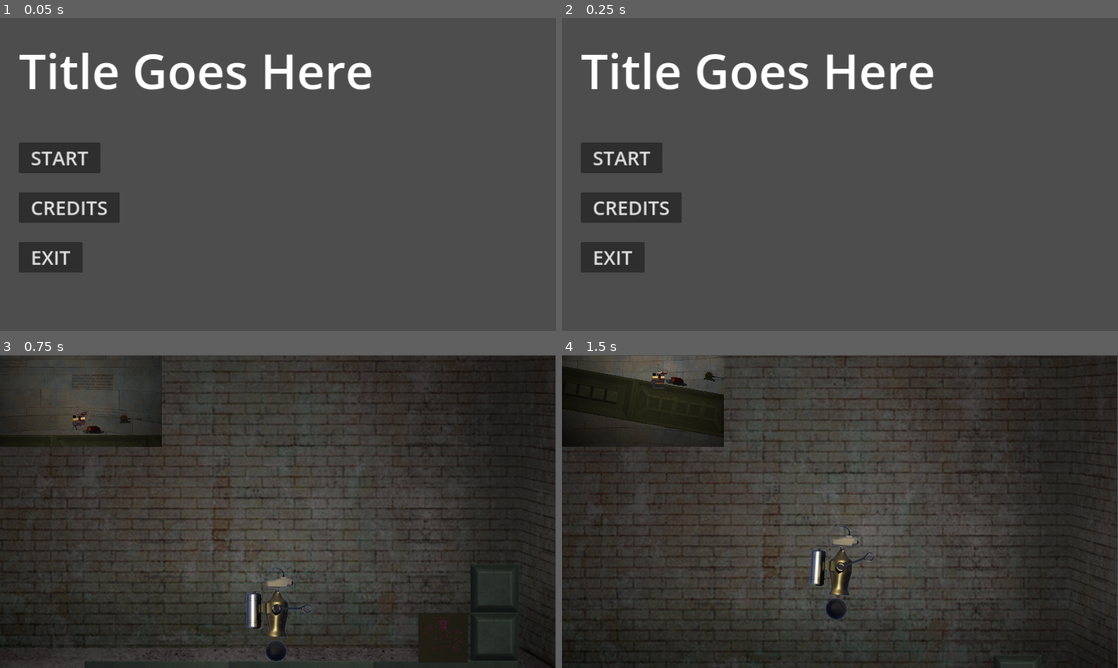
Above: before the commit, frames 1-4 (two rows, left to right).
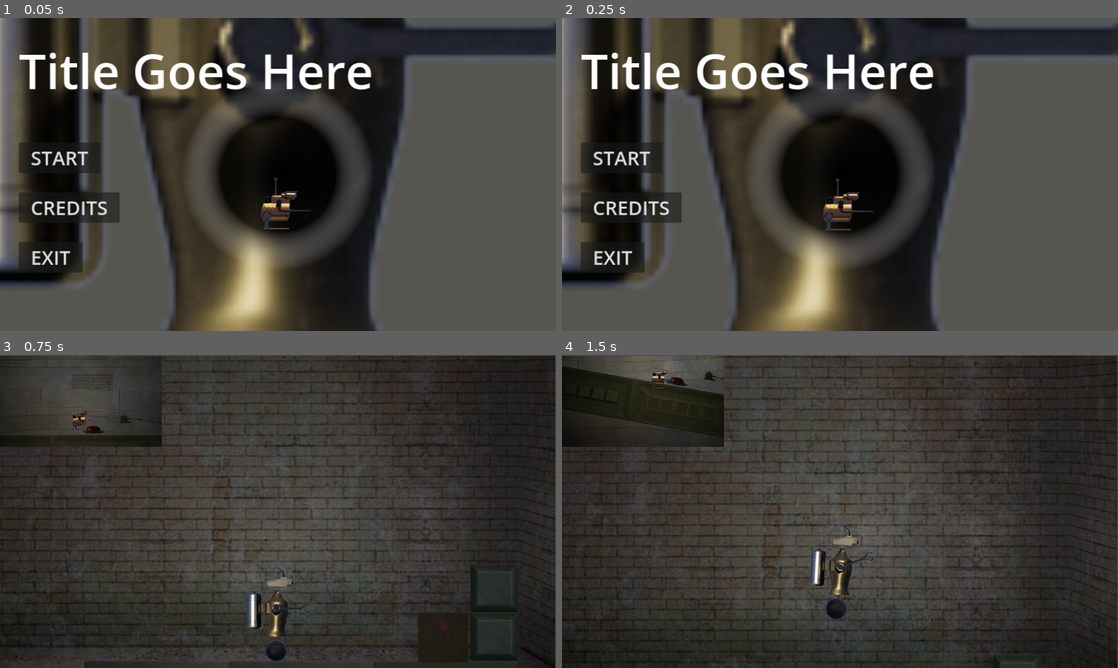
Above: after the commit, the same moments.

Repository: 42triangles/robot-surgery
Game: Godot game, scene res://scenes/title_menu.tscn
Two runs of this game, one before a commit and one after it. Both use one fixed random seed, a clock stepped at 60 frames per second and the inputs below. This scene is started directly instead of the project's main scene.
Inputs:
- Up to frame 1 (0.05 s): no input
- Up to frame 2 (0.25 s): no input
- Up to frame 3 (0.75 s): click "START" at 0.5 s
- Up to frame 4 (1.5 s): tap Enter at 1.25 s; hold D (move_right) from 1.28 s (still down); hold Space (jump) from 1.28 s (still down)

The runs differ from the first frame. In frame 1, 48% of the frame differs, in the area x 0-100%, y 0-100%; in frame 2, 48%; in frame 3, nothing differs; in frame 4, nothing differs.

Commit message:
Add background viewport to title menu

Diff:
--- a/scenes/title_menu.tscn
+++ b/scenes/title_menu.tscn
@@ -1,10 +1,39 @@
-[gd_scene load_steps=6 format=3 uid="uid://dy12dwfpkvbry"]
+[gd_scene load_steps=16 format=3 uid="uid://dy12dwfpkvbry"]
 
+[ext_resource type="Texture2D" uid="uid://bp0fj52dhhmwe" path="res://sprites/tube_bot/tube_bot_200px/jump/tube_bot_render.0000.png" id="1_cdqf3"]
 [ext_resource type="Script" path="res://scripts/load_scene_button.gd" id="1_ei7ey"]
 [ext_resource type="AudioStream" uid="uid://dvmjvmpn17d8n" path="res://audio/Byte-sized Menu 1.ogg" id="2_br3ir"]
+[ext_resource type="Texture2D" uid="uid://dgvsa2b5r7t77" path="res://sprites/wadl/walk/Wadl_v4.0000.png" id="2_hn2qq"]
+[ext_resource type="Script" path="res://scripts/title_screen_wadl.gd" id="2_pgcfd"]
 [ext_resource type="Script" path="res://scripts/exit_button.gd" id="2_rdwek"]
 
 [sub_resource type="Theme" id="Theme_tk3rk"]
+
+[sub_resource type="Gradient" id="Gradient_w8we8"]
+offsets = PackedFloat32Array(0, 0.593296, 1)
+colors = PackedColorArray(0, 0, 0, 1, 0, 0, 0, 0.814525, 1, 1, 1, 0)
+
+[sub_resource type="GradientTexture2D" id="GradientTexture2D_kud41"]
+gradient = SubResource("Gradient_w8we8")
+width = 400
+height = 400
+fill = 1
+fill_from = Vector2(0.5, 0.5)
+fill_to = Vector2(0.5, 0)
+
+[sub_resource type="WorldBoundaryShape2D" id="WorldBoundaryShape2D_tdafb"]
+
+[sub_resource type="WorldBoundaryShape2D" id="WorldBoundaryShape2D_g6u6i"]
+normal = Vector2(0, 1)
+
+[sub_resource type="WorldBoundaryShape2D" id="WorldBoundaryShape2D_2f36y"]
+normal = Vector2(1, 0)
+
+[sub_resource type="WorldBoundaryShape2D" id="WorldBoundaryShape2D_j487n"]
+normal = Vector2(-1, 0)
+
+[sub_resource type="CircleShape2D" id="CircleShape2D_sv10p"]
+radius = 50.0
 
 [sub_resource type="LabelSettings" id="LabelSettings_6djty"]
 font_size = 100
@@ -17,6 +46,65 @@
 grow_horizontal = 2
 grow_vertical = 2
 theme = SubResource("Theme_tk3rk")
+
+[node name="SubViewportContainer" type="SubViewportContainer" parent="."]
+layout_mode = 1
+anchors_preset = 15
+anchor_right = 1.0
+anchor_bottom = 1.0
+grow_horizontal = 2
+grow_vertical = 2
+stretch = true
+
+[node name="SubViewport" type="SubViewport" parent="SubViewportContainer"]
+size = Vector2i(1152, 648)
+
+[node name="ColorRect" type="ColorRect" parent="SubViewportContainer/SubViewport"]
+anchors_preset = 15
+anchor_right = 1.0
+anchor_bottom = 1.0
+grow_horizontal = 2
+grow_vertical = 2
+color = Color(0.338021, 0.333309, 0.315211, 1)
+
+[node name="TubeBotLarge" type="AnimatableBody2D" parent="SubViewportContainer/SubViewport"]
+position = Vector2(576, 324)
+script = ExtResource("2_pgcfd")
+
+[node name="Sprite2D" type="Sprite2D" parent="SubViewportContainer/SubViewport/TubeBotLarge"]
+position = Vector2(0, -424)
+scale = Vector2(12, 12)
+texture = ExtResource("1_cdqf3")
+
+[node name="HoleSprite" type="Sprite2D" parent="SubViewportContainer/SubViewport/TubeBotLarge"]
+position = Vector2(0, 3.05176e-05)
+texture = SubResource("GradientTexture2D_kud41")
+
+[node name="Bottom" type="CollisionShape2D" parent="SubViewportContainer/SubViewport/TubeBotLarge"]
+position = Vector2(0, 120)
+shape = SubResource("WorldBoundaryShape2D_tdafb")
+
+[node name="Top" type="CollisionShape2D" parent="SubViewportContainer/SubViewport/TubeBotLarge"]
+position = Vector2(0, -120)
+shape = SubResource("WorldBoundaryShape2D_g6u6i")
+
+[node name="Left" type="CollisionShape2D" parent="SubViewportContainer/SubViewport/TubeBotLarge"]
+position = Vector2(-120, 0)
+shape = SubResource("WorldBoundaryShape2D_2f36y")
+
+[node name="Right" type="CollisionShape2D" parent="SubViewportContainer/SubViewport/TubeBotLarge"]
+position = Vector2(120, 0)
+shape = SubResource("WorldBoundaryShape2D_j487n")
+
+[node name="WADLSmall" type="RigidBody2D" parent="SubViewportContainer/SubViewport"]
+position = Vector2(576, 392)
+
+[node name="CollisionShape2D" type="CollisionShape2D" parent="SubViewportContainer/SubViewport/WADLSmall"]
+shape = SubResource("CircleShape2D_sv10p")
+
+[node name="Sprite2D" type="Sprite2D" parent="SubViewportContainer/SubViewport/WADLSmall"]
+texture = ExtResource("2_hn2qq")
+offset = Vector2(5, -6)
 
 [node name="MarginContainer" type="MarginContainer" parent="."]
 layout_mode = 0
--- /dev/null
+++ b/scripts/title_screen_wadl.gd
@@ -0,0 +1,21 @@
+extends AnimatableBody2D
+
+@export var time_between_impulses: float = 3
+@export var shake_scale: float = 50
+
+var tween: Tween
+var elapsed: float = 0
+
+func _process(delta: float) -> void:
+	elapsed += delta
+	if elapsed >= time_between_impulses:
+		elapsed = 0
+		shake()
+
+func shake() -> void:
+	var direction: Vector2 = Vector2(randf_range(-1, 1), randf_range(-1, 0)).normalized()
+	var offset: Vector2 = direction * shake_scale
+	tween = get_tree().create_tween()
+	tween.set_ease(Tween.EASE_OUT)
+	tween.tween_property(self, "position", position + offset, 0.1)
+	tween.tween_property(self, "position", position, 0.1)
